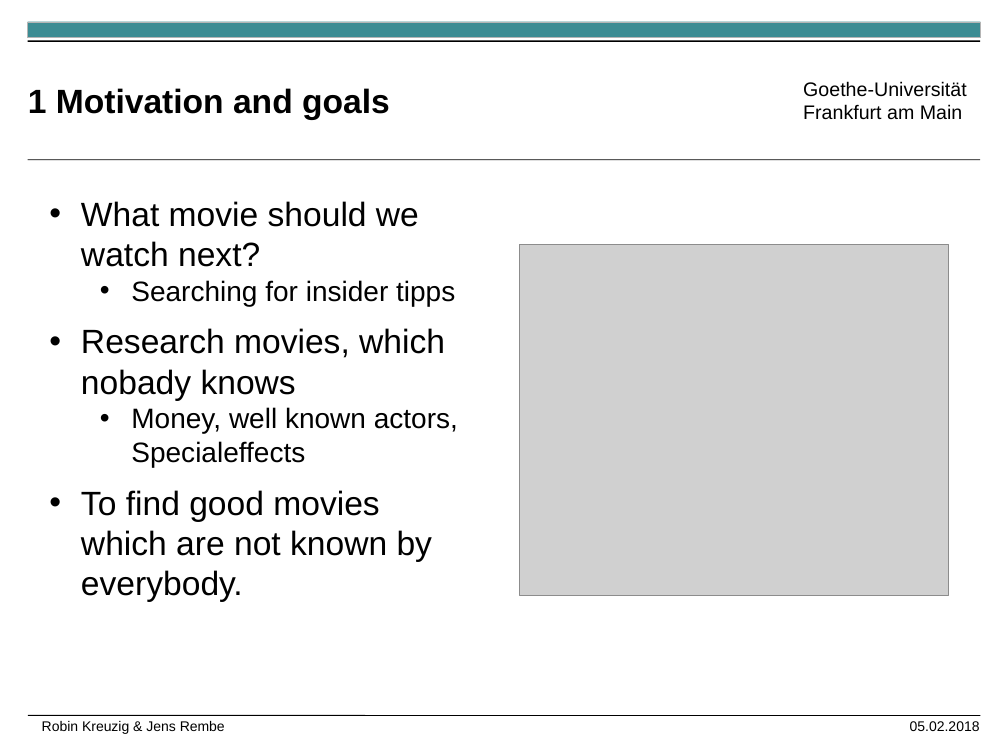
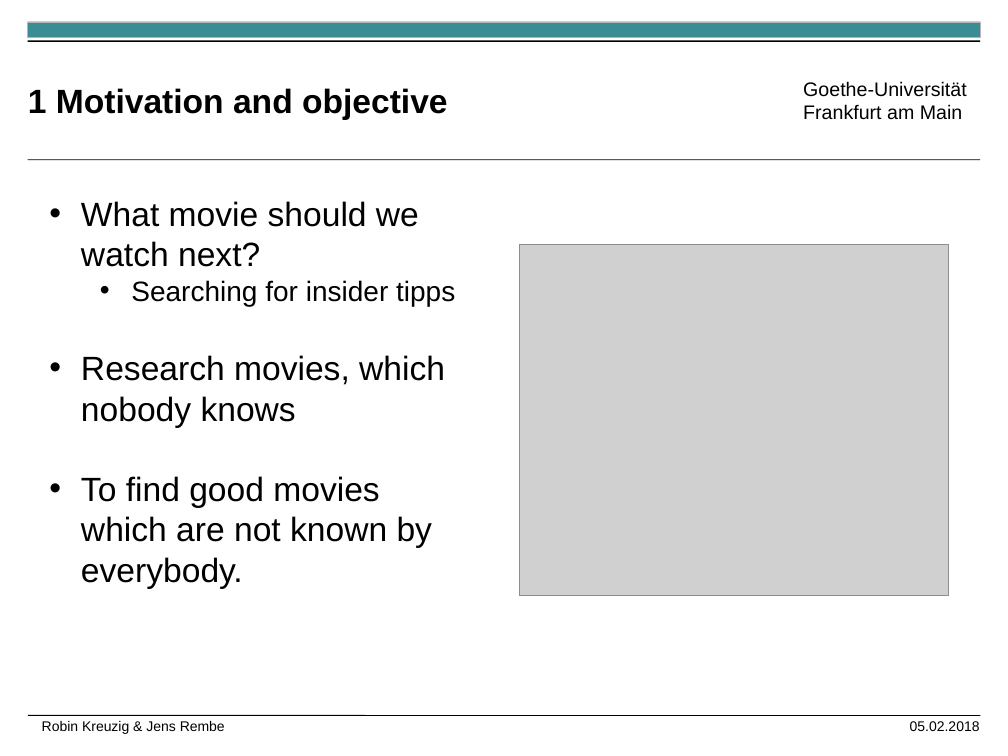
Before and after one commit to ProjectsJens/DBLabRobin-Jens, a slide deck: slide 3 of Präsentation-Insidermovies.ppt. Drawn at 1008x756 pixels with LibreOffice and Linux fonts; fonts in the diff are those of the drawing; grey boxes stand for pictures. Boxes give left, top, right and bottom in pixels: in the first picture for what was removed or moved away, otherwise in the second. Text is boxed around its words. In the diff, an @@ line names an element or a change of style, - is before the commit and + after.

```diff
--- a/Präsentation-Insidermovies.ppt
+++ b/Präsentation-Insidermovies.ppt
@@ title at [28,88,448,120]: text changed @@
-1 Motivation and goals
+1 Motivation and objective
@@ text at [81,355,445,428]: text changed; size 20 to 24 pt @@
-• Research movies, which nobady knows
-  • Money, well known actors, Specialeffects
+• Research movies, which nobody knows
```
Also in this commit, not shown: 3 other slides changed.
